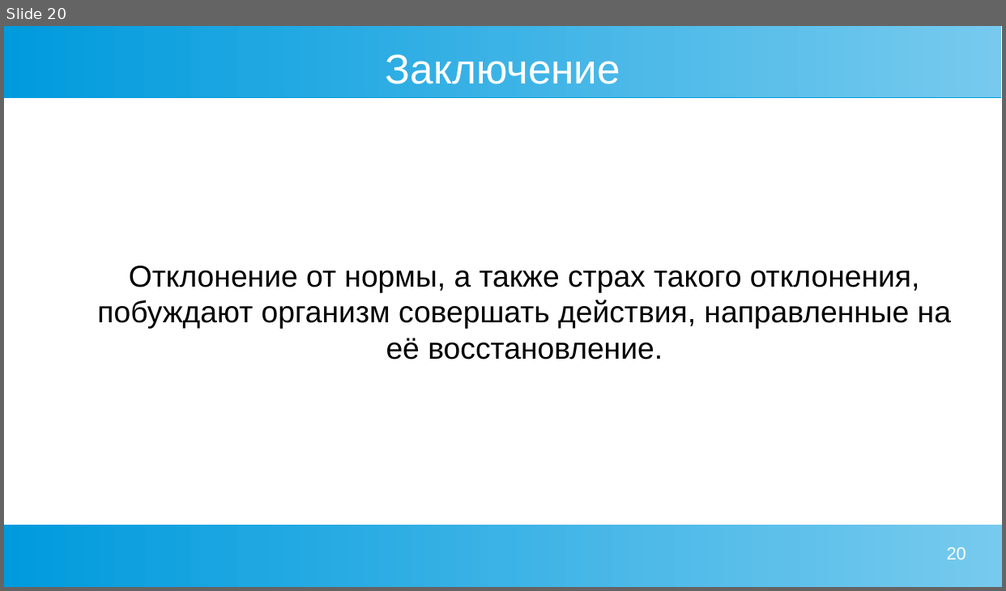
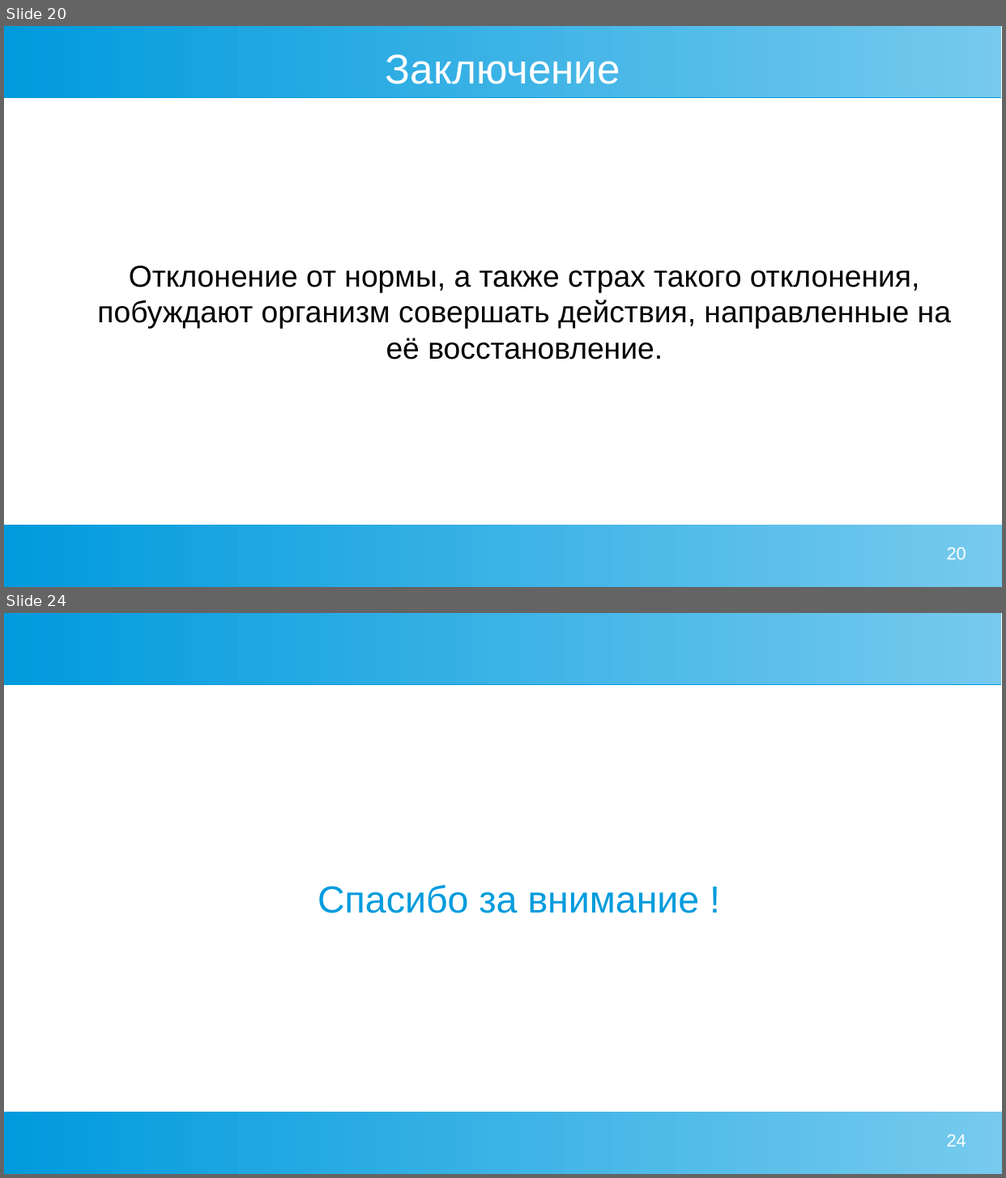
Before and after one commit to Chularev/articles, a slide deck: Psychology/2. гомеостаз и мотивация.odp. Shown one above the other, each under a label of ours: slide 20 before the commit, slides 20 and 24 after it; the slides between them are not shown. The pictures are 1006x591 and 1006x1178 pixels, drawn with LibreOffice and Linux fonts; fonts in the diff are those of the drawing. Boxes give left, top, right and bottom in pixels: in the first picture for what was removed or moved away, otherwise in the second. Text is boxed around its words. In the diff, an @@ line names an element or a change of style, - is before the commit and + after.

```diff
--- a/Psychology/2. гомеостаз и мотивация.odp
+++ b/Psychology/2. гомеостаз и мотивация.odp
@@ slide 24 added at (4, 613, 1002, 1174), background #FFFFFF; not listed: 2 template elements that a slide beside it also shows @@
@@ text added at (317, 885, 700, 914), 30 pt, text #009BDD @@
+Спасибо за внимание !
@@ page number added at (947, 1135, 966, 1147), 14 pt, text #FFFFFF @@
+24
```
Also in this commit, not shown: 1 slide changed, 3 other slides added, 1 slide removed.
